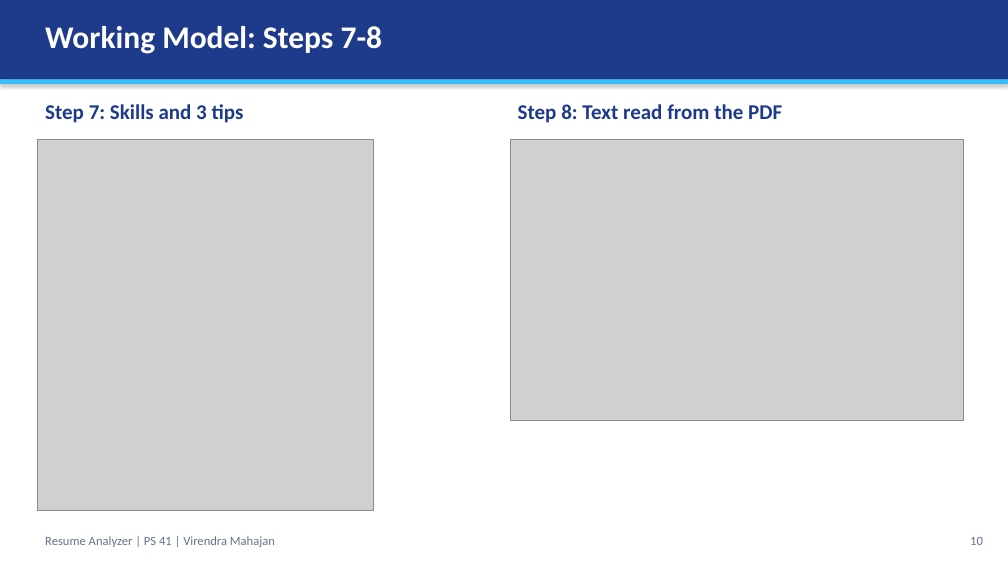
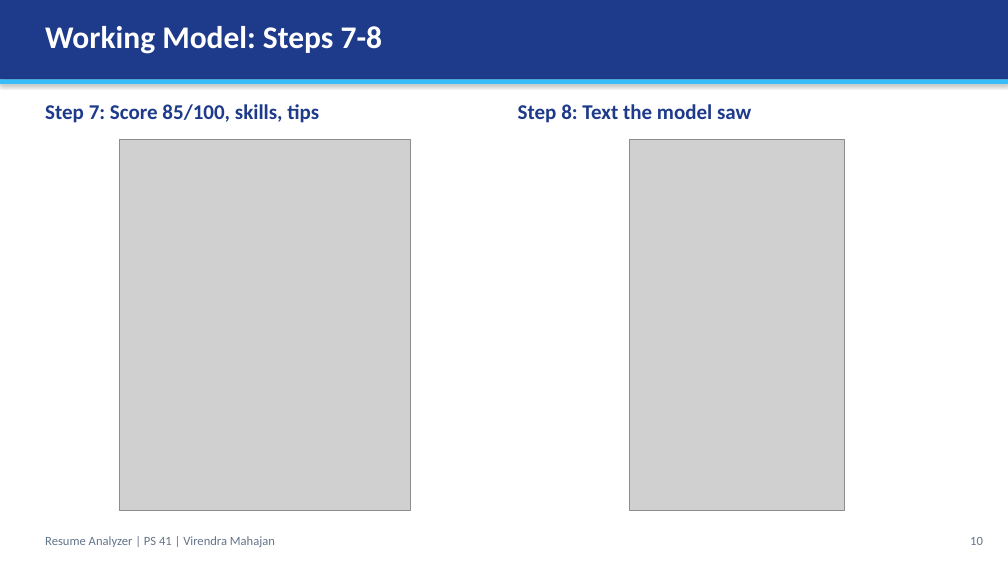
Before and after one commit to Kmennn/llm-ps41-ADT23SOCB1322, a slide deck: slide 10 of Presentation.pptx. Drawn at 1008x567 pixels with LibreOffice and Linux fonts; fonts in the diff are those of the drawing; grey boxes stand for pictures. Boxes give left, top, right and bottom in pixels: in the first picture for what was removed or moved away, otherwise in the second. Text is boxed around its words. In the diff, an @@ line names an element or a change of style, - is before the commit and + after.

```diff
--- a/Presentation.pptx
+++ b/Presentation.pptx
@@ text at [45,104,319,123]: text changed @@
-Step 7: Skills and 3 tips
+Step 7: Score 85/100, skills, tips
@@ text at [518,104,751,123]: text changed @@
-Step 8: Text read from the PDF
+Step 8: Text the model saw
@@ picture: place and size @@
-picture at [38,140,373,510]
+picture at [119,140,410,510]
@@ picture: place and size @@
-picture at [510,140,964,420]
+picture at [630,140,845,510]
```
Also in this commit, not shown: 13 other slides changed, 24 other files.
